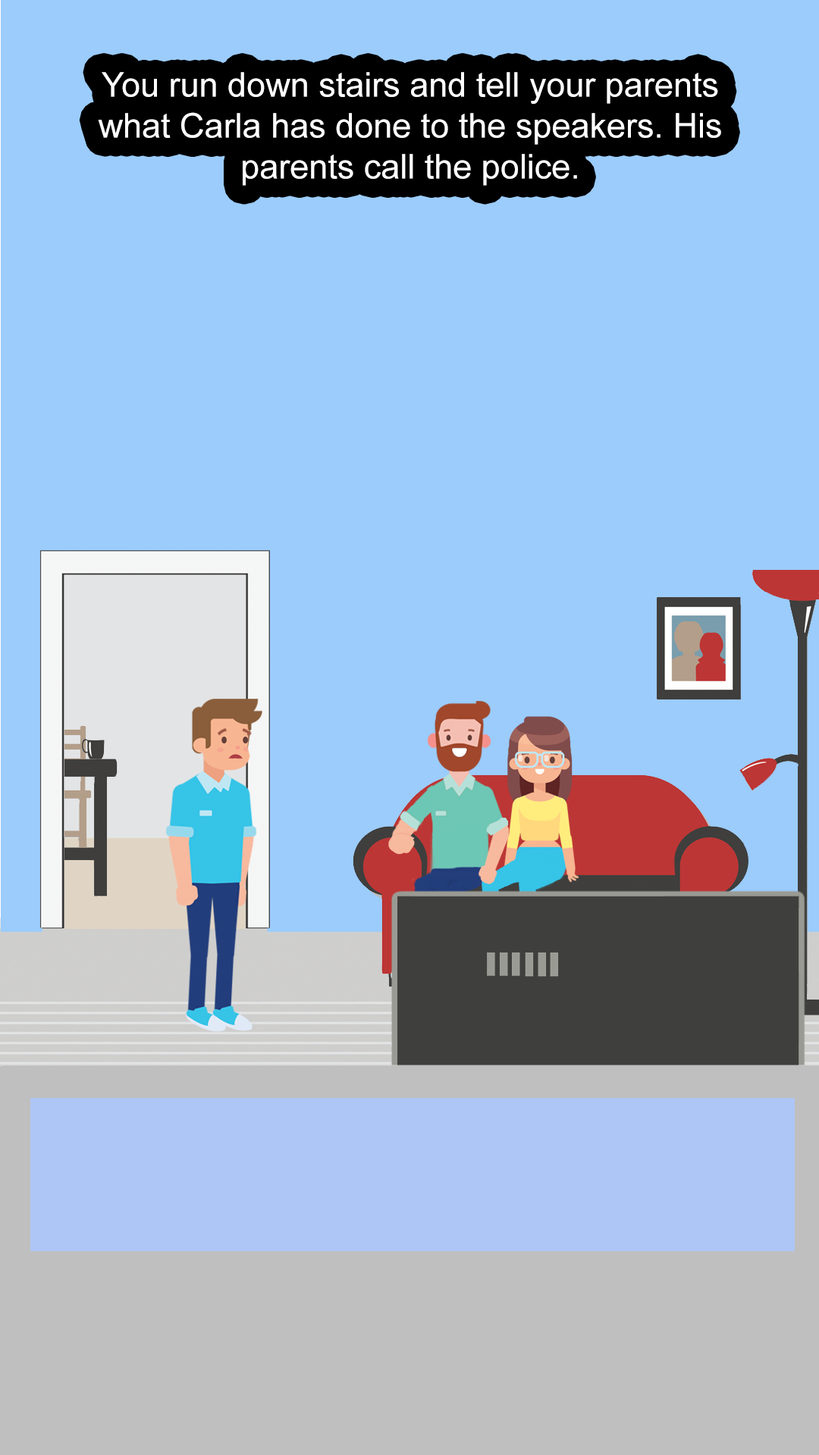
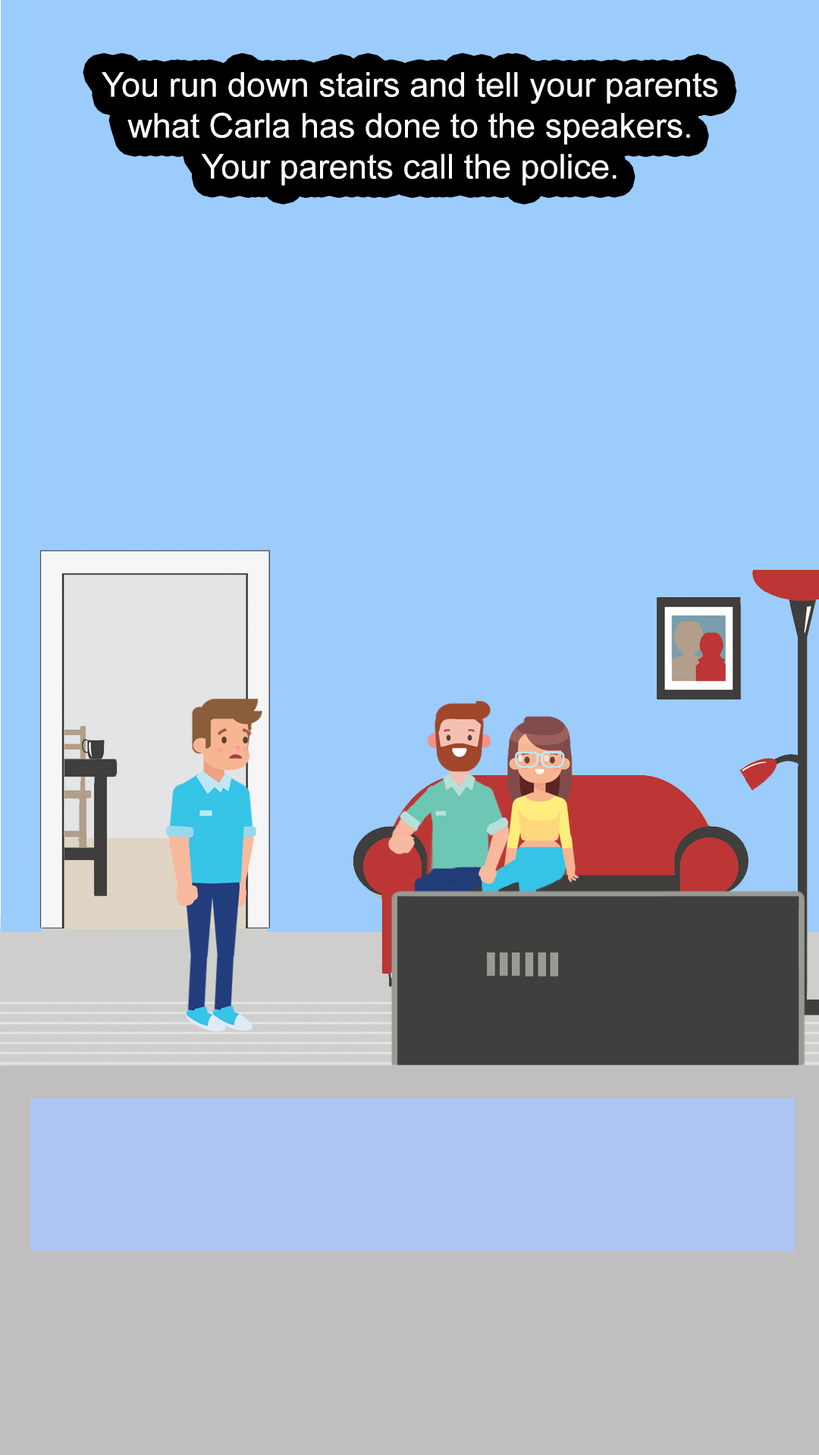
Layer changes from the first 819px x 1455px image to the second:
painted on "You run down stairs and tell your parents what Carla has done t" over [97, 112, 721, 186]
